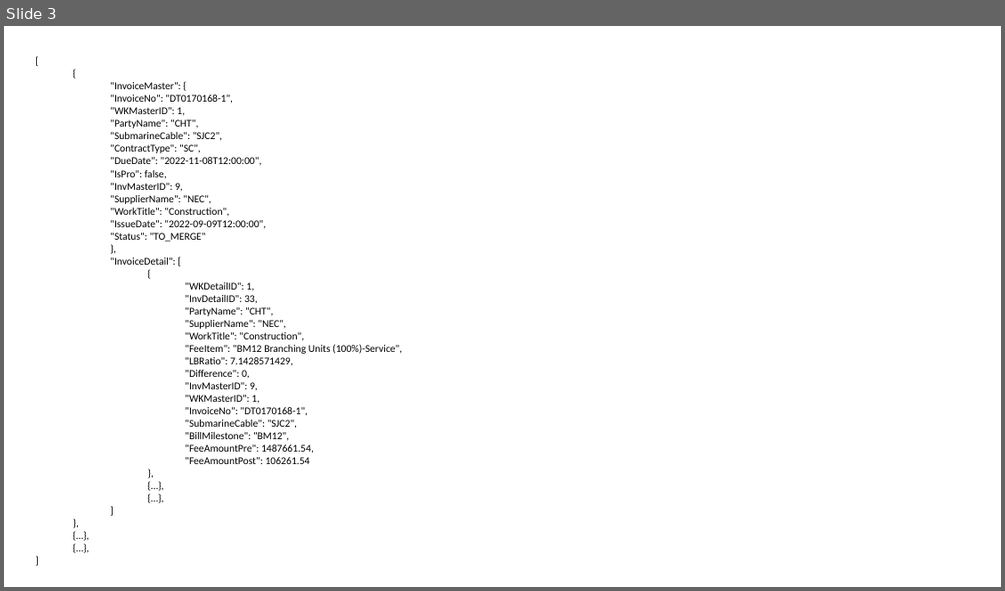
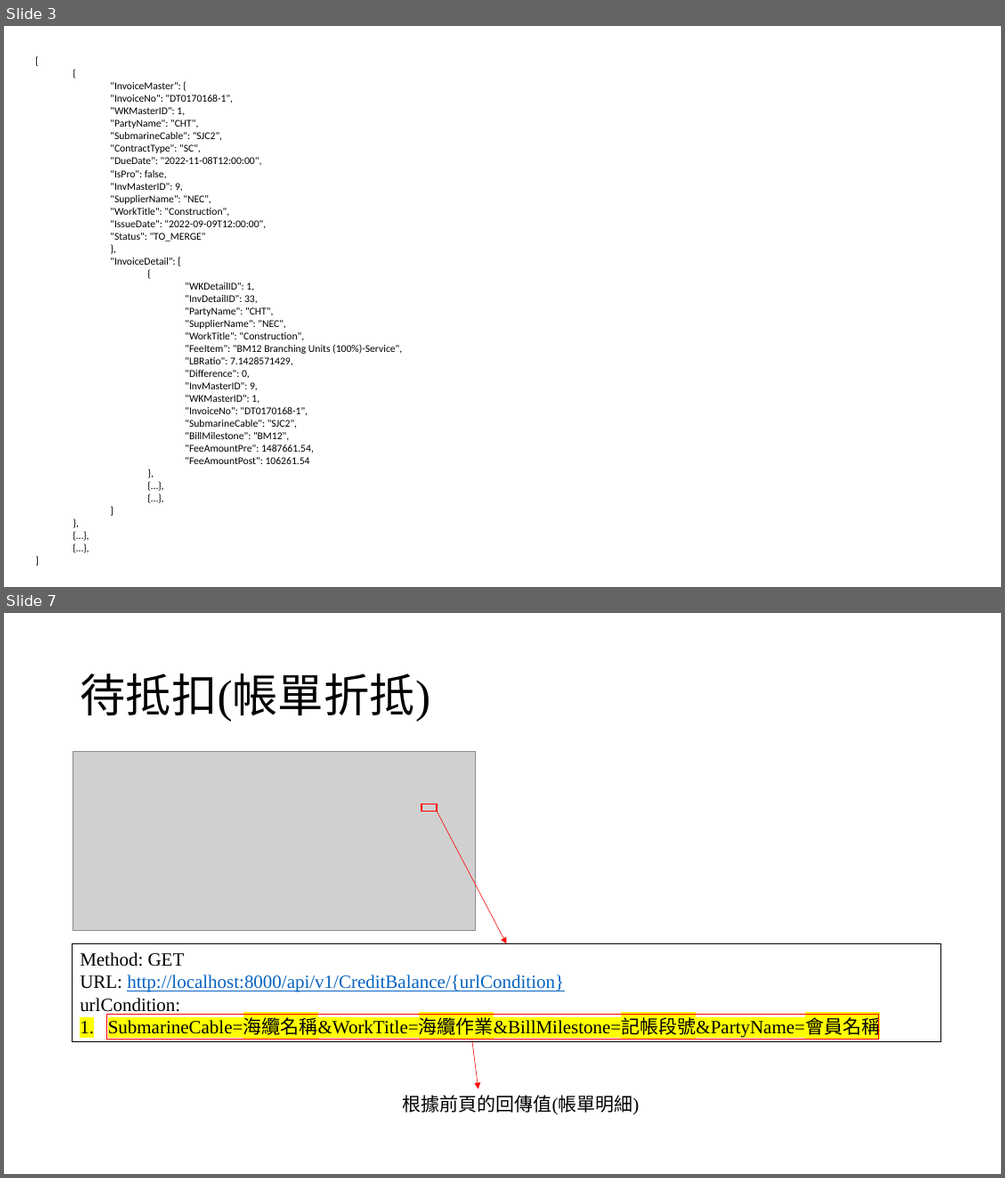
Before and after one commit to appletime81/cbp-sys-api, a slide deck: CBP專案/帳單API.pptx. Shown one above the other, each under a label of ours: slide 3 before the commit, slides 3 and 7 after it; the slides between them are not shown. The pictures are 1005x591 and 1005x1178 pixels, drawn with LibreOffice and Linux fonts; fonts in the diff are those of the drawing; grey boxes stand for pictures. Boxes give left, top, right and bottom in pixels: in the first picture for what was removed or moved away, otherwise in the second. Text is boxed around its words. In the diff, an @@ line names an element or a change of style, - is before the commit and + after.

```diff
--- a/CBP專案/帳單API.pptx
+++ b/CBP專案/帳單API.pptx
@@ slide 7 added at box(4, 613, 1001, 1174), background #FFFFFF @@
@@ title added at box(80, 674, 430, 722), 44 pt, text #000000 @@
+待抵扣(帳單折抵)
@@ picture added at box(73, 751, 475, 931) @@
@@ rectangle added at box(421, 803, 437, 811), outline #FF0000 1 pt @@
@@ arrow added from (437, 811) to (507, 943), #FF0000 0.5 pt @@
@@ rectangle added at box(73, 943, 941, 1041), outline #000000 0.75 pt, 18 pt, text #000000 @@
+Method: GET
+URL: http://localhost:8000/api/v1/CreditBalance/{urlCondition}
+urlCondition:
+1. SubmarineCable=海纜名稱&WorkTitle=海纜作業&BillMilestone=記帳段號&PartyName=會員名稱
@@ rectangle added at box(107, 1013, 879, 1039), outline #FF0000 1 pt @@
@@ arrow added from (472, 1039) to (478, 1088), #FF0000 0.5 pt @@
@@ text added at box(403, 1094, 639, 1115), 18 pt, text #000000 @@
+根據前頁的回傳值(帳單明細)
```
Also in this commit, not shown: 4 slides changed, 3 other slides added, 8 other files.
